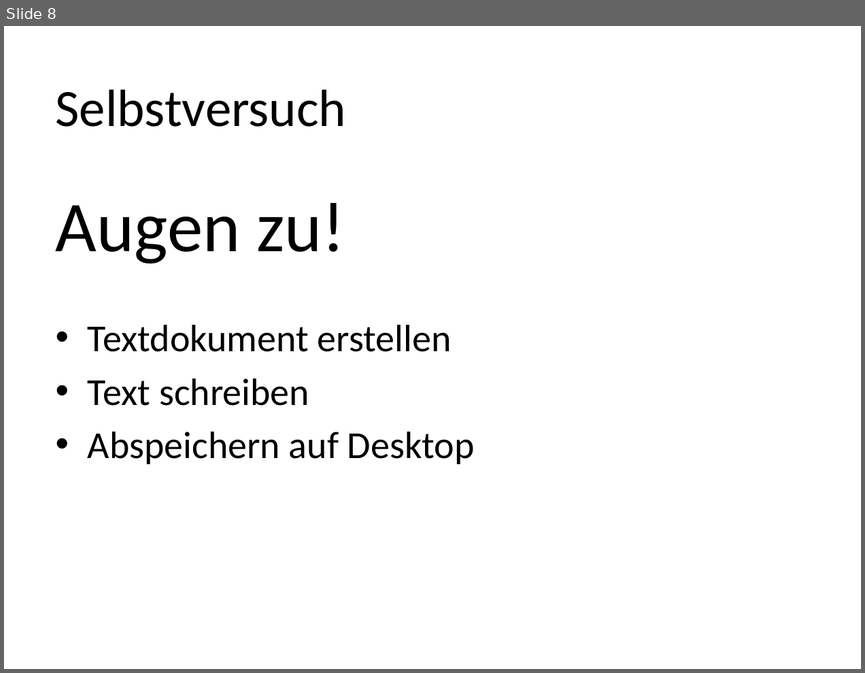
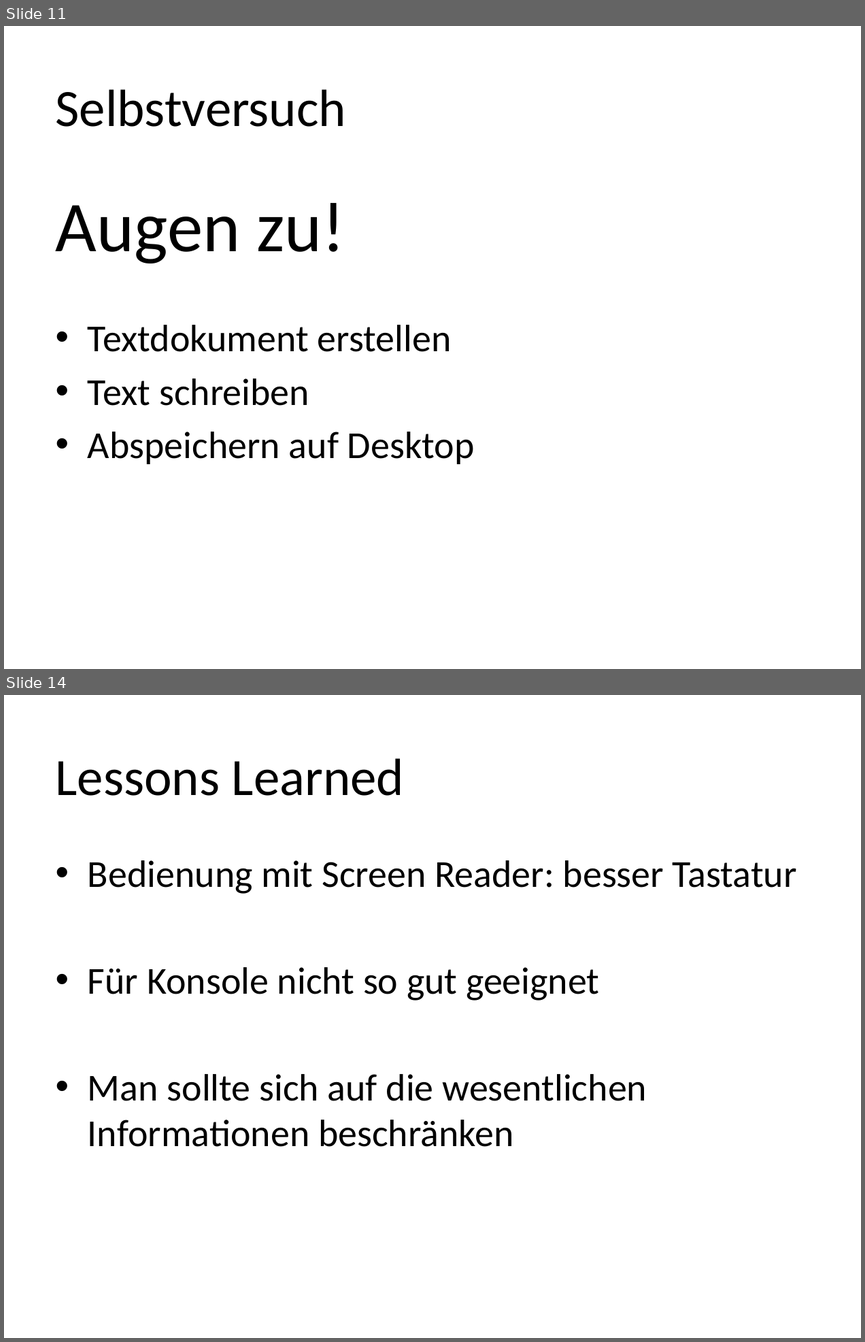
Before and after one commit to Capoot/hci, a slide deck: screenreader.pptx. Shown one above the other, each under a label of ours: slide 8 before the commit, slides 11 and 14 after it; the slides between them are not shown. The pictures are 865x673 and 865x1342 pixels, drawn with LibreOffice and Linux fonts; fonts in the diff are those of the drawing. Boxes give left, top, right and bottom in pixels: in the first picture for what was removed or moved away, otherwise in the second. Text is boxed around its words. In the diff, an @@ line names an element or a change of style, - is before the commit and + after.

```diff
--- a/screenreader.pptx
+++ b/screenreader.pptx
@@ slide 14 added at [4, 695, 861, 1338], background #FFFFFF @@
@@ title added at [56, 758, 404, 796], 44 pt, text #000000 @@
+Lessons Learned
@@ text added at [88, 860, 797, 1147], 32 pt, text #000000 @@
+• Bedienung mit Screen Reader: besser Tastatur
+• Für Konsole nicht so gut geeignet
+• Man sollte sich auf die wesentlichen Informationen beschränken
@@ what was slide 8 is now slide 11 @@
```
Also in this commit, not shown: 3 slides changed, 2 other slides added.
